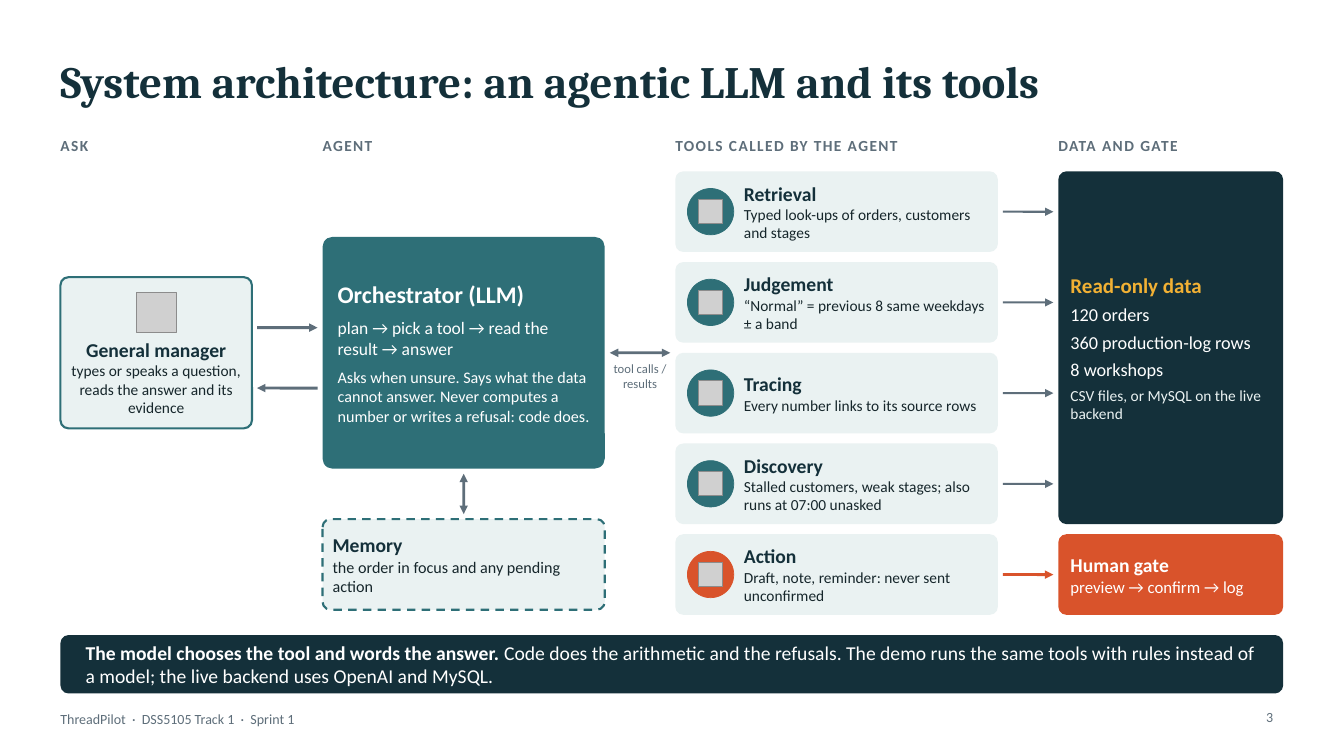
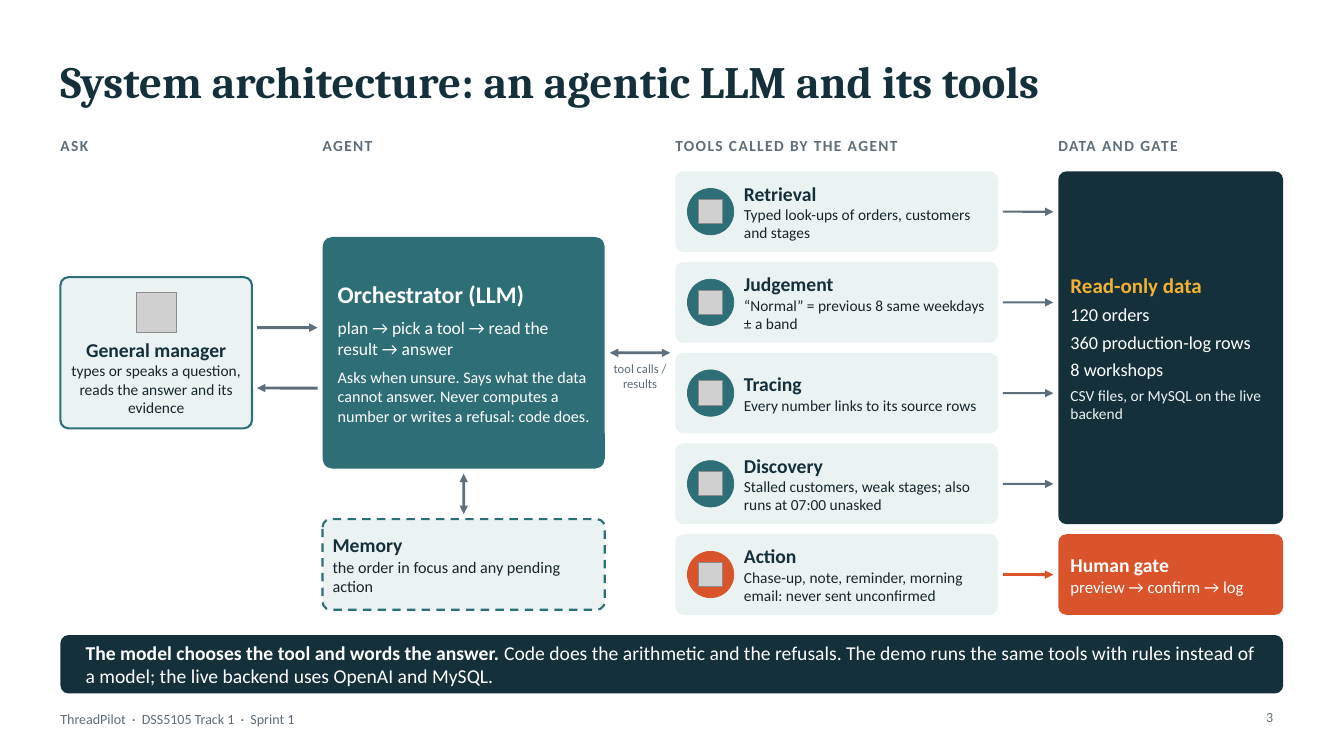
Before and after one commit to footoonming/DSS5105_fork, a slide deck: slide 3 of threadpilot/docs/presentation/Presentation_GroupNN_Sprint1.pptx. Drawn at 1344x756 pixels with LibreOffice and Linux fonts; fonts in the diff are those of the drawing; grey boxes stand for pictures. Boxes give left, top, right and bottom in pixels: in the first picture for what was removed or moved away, otherwise in the second. Text is boxed around its words. In the diff, an @@ line names an element or a change of style, - is before the commit and + after.

```diff
--- a/threadpilot/docs/presentation/Presentation_GroupNN_Sprint1.pptx
+++ b/threadpilot/docs/presentation/Presentation_GroupNN_Sprint1.pptx
@@ text at [744,572,963,601]: text changed @@
-Draft, note, reminder: never sent unconfirmed
+Chase-up, note, reminder, morning email: never sent unconfirmed
```
Also in this commit, not shown: 3 other slides changed, 1 slide added, 5 other files.
